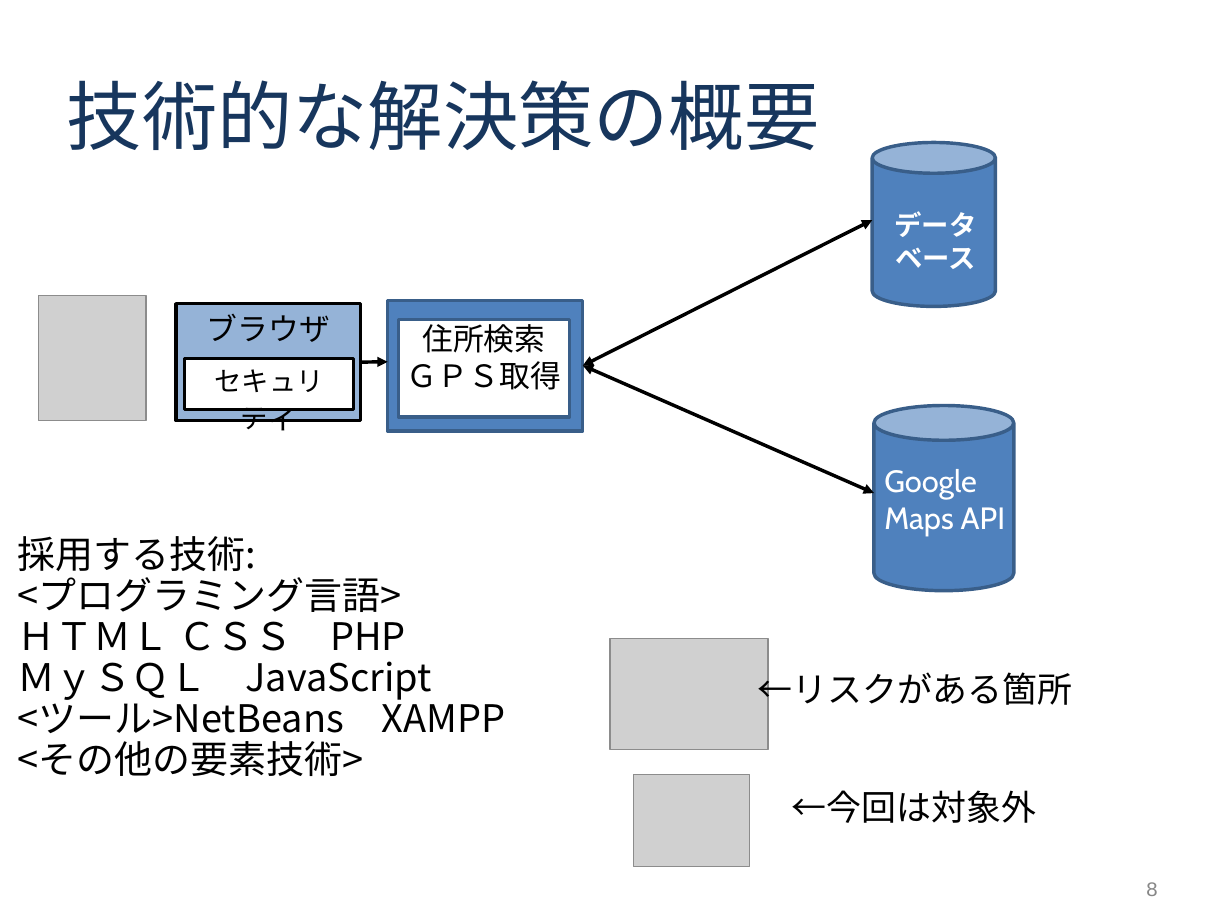
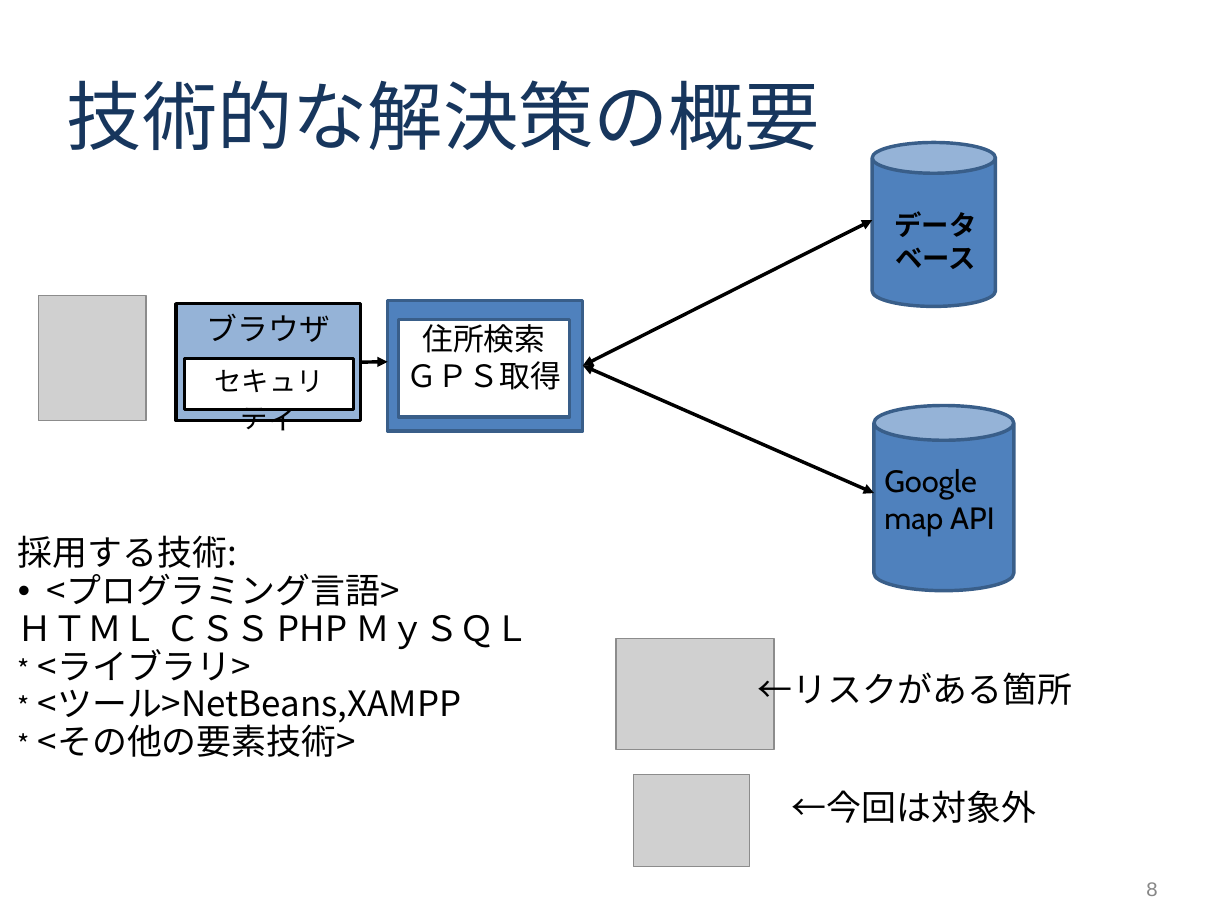
Before and after one commit to tomoyukikondo/yabukiC2017, a slide deck: slide 8 of Ｃ班インセプションデッキ.ppt. Drawn at 1232x924 pixels with LibreOffice and Linux fonts; fonts in the diff are those of the drawing; grey boxes stand for pictures. Boxes give left, top, right and bottom in pixels: in the first picture for what was removed or moved away, otherwise in the second. Text is boxed around its words. In the diff, an @@ line names an element or a change of style, - is before the commit and + after.

```diff
--- a/Ｃ班インセプションデッキ.ppt
+++ b/Ｃ班インセプションデッキ.ppt
@@ text "データ" at box(895, 211, 977, 269): text colour #FFFFFF to #000000 @@
@@ text at box(884, 469, 977, 499): text colour #FFFFFF to #000000 in "Google" @@
@@ text at box(884, 507, 994, 536): text changed; text colour #FFFFFF to #000000 @@
-Maps API
+map API
@@ text at box(18, 535, 400, 606): size 22.2 to 20.4 pt in "採用する技術:", "<プログラミング言語>"; bullet none to • @@
@@ text at box(18, 615, 530, 757): text changed; size 22.2 to 20.4 pt @@
-ＨＴＭＬ ＣＳＳ PHP
-ＭｙＳＱＬ JavaScript
-<ツール>NetBeans XAMPP
-<その他の要素技術>
+ＨＴＭＬ ＣＳＳ PHP ＭｙＳＱＬ
+* <ライブラリ>
+* <ツール>NetBeans,XAMPP
+* <その他の要素技術>
@@ picture: place and size @@
-picture at box(610, 638, 768, 749)
+picture at box(616, 638, 774, 749)
```
Also in this commit, not shown: 5 other slides changed.
